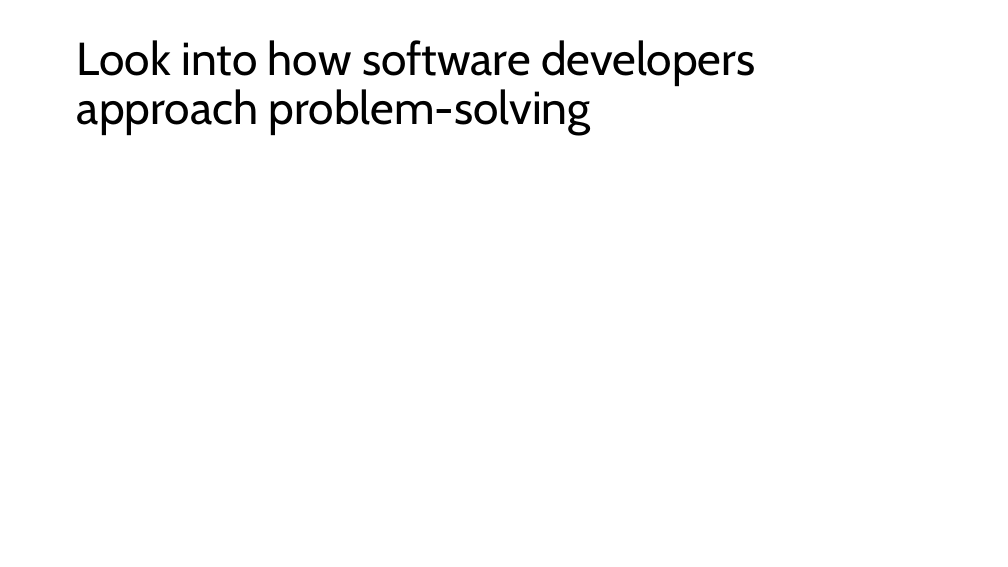
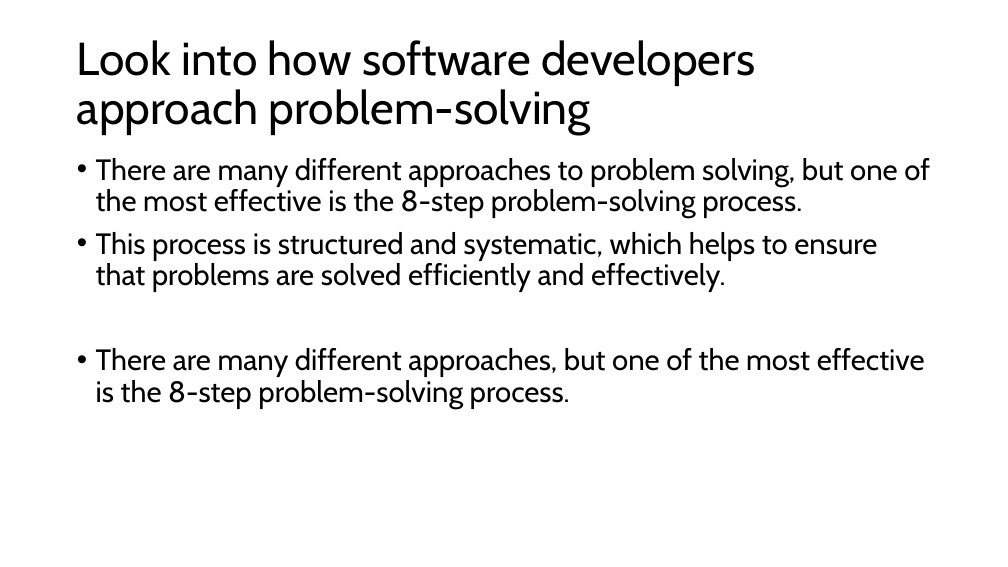
Before and after one commit to Licinio14/softdev, a slide deck: slide 1 of ingles/Apresentação.pptx. Drawn at 1008x567 pixels with LibreOffice and Linux fonts; fonts in the diff are those of the drawing. Boxes give left, top, right and bottom in pixels: in the first picture for what was removed or moved away, otherwise in the second. Text is boxed around its words. In the diff, an @@ line names an element or a change of style, - is before the commit and + after.

```diff
--- a/ingles/Apresentação.pptx
+++ b/ingles/Apresentação.pptx
@@ text added at [96, 158, 930, 409], 28 pt, text #000000 @@
+• There are many different approaches to problem solving, but one of the most effective is the 8-step problem-solving process.
+• This process is structured and systematic, which helps to ensure that problems are solved efficiently and effectively.
+• There are many different approaches, but one of the most effective is the 8-step problem-solving process.
```
Also in this commit, not shown: 1 other slide changed, 3 slides removed.
